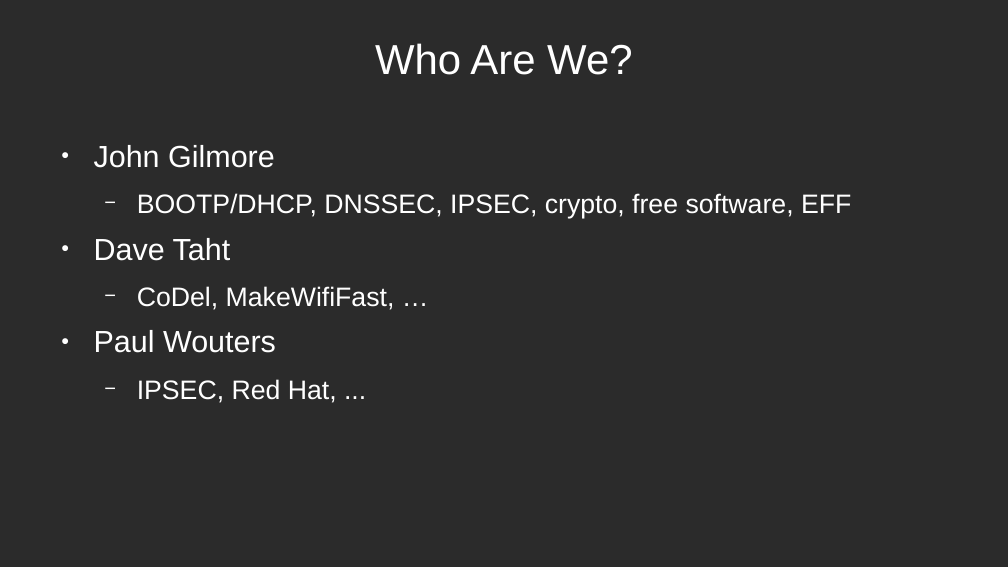
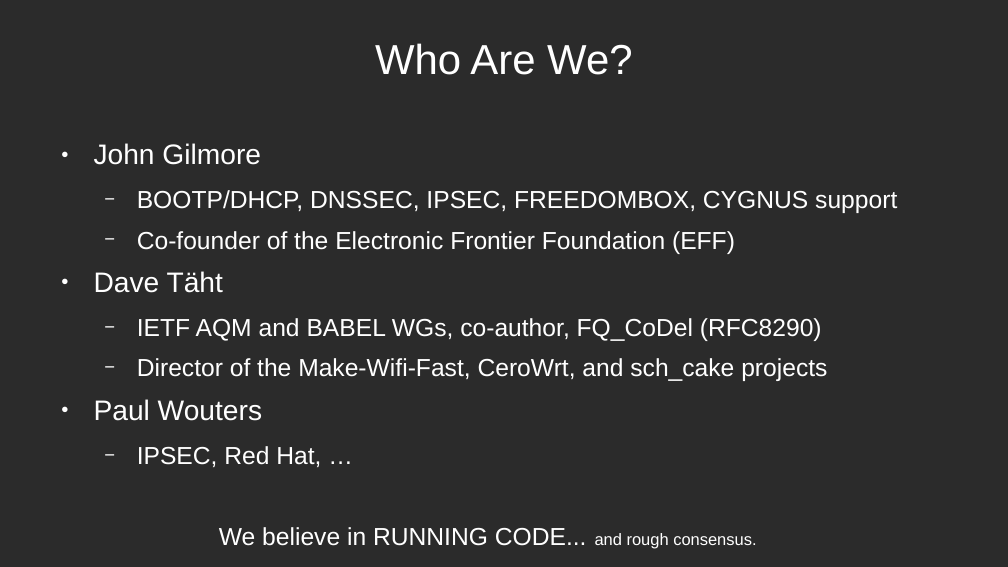
Before and after one commit to schoen/unicast-extensions, a slide deck: slide 7 of docs/IPv4 Unicast Extensions3.odp. Drawn at 1008x567 pixels with LibreOffice and Linux fonts; fonts in the diff are those of the drawing; background and template pictures are left out; a plain dark background stands for a picture behind light text. Boxes give left, top, right and bottom in pixels: in the first picture for what was removed or moved away, otherwise in the second. Text is boxed around its words. In the diff, an @@ line names an element or a change of style, - is before the commit and + after.

```diff
--- a/docs/IPv4 Unicast Extensions3.odp
+++ b/docs/IPv4 Unicast Extensions3.odp
@@ text at [94, 143, 262, 421]: size 24 to 22.2 pt in "John Gilmore", "Paul Wouters" @@
@@ text at [94, 190, 897, 381]: text changed; size 21 to 19.4 pt @@
-  − BOOTP/DHCP, DNSSEC, IPSEC, crypto, free software, EFF
-● Dave Taht
-  − CoDel, MakeWifiFast, …
+  − BOOTP/DHCP, DNSSEC, IPSEC, FREEDOMBOX, CYGNUS support
+  − Co-founder of the Electronic Frontier Foundation (EFF)
+● Dave Täht
+  − IETF AQM and BABEL WGs, co-author, FQ_CoDel (RFC8290)
+  − Director of the Make-Wifi-Fast, CeroWrt, and sch_cake projects
@@ text at [137, 446, 756, 548]: text changed; size 21 to 19.4 pt @@
-  − IPSEC, Red Hat, ...
+  − IPSEC, Red Hat, …
+  We believe in RUNNING CODE... and rough consensus.
```
Also in this commit, not shown: 6 other slides changed, 1 slide added, 1 slide removed, 1 other file.
